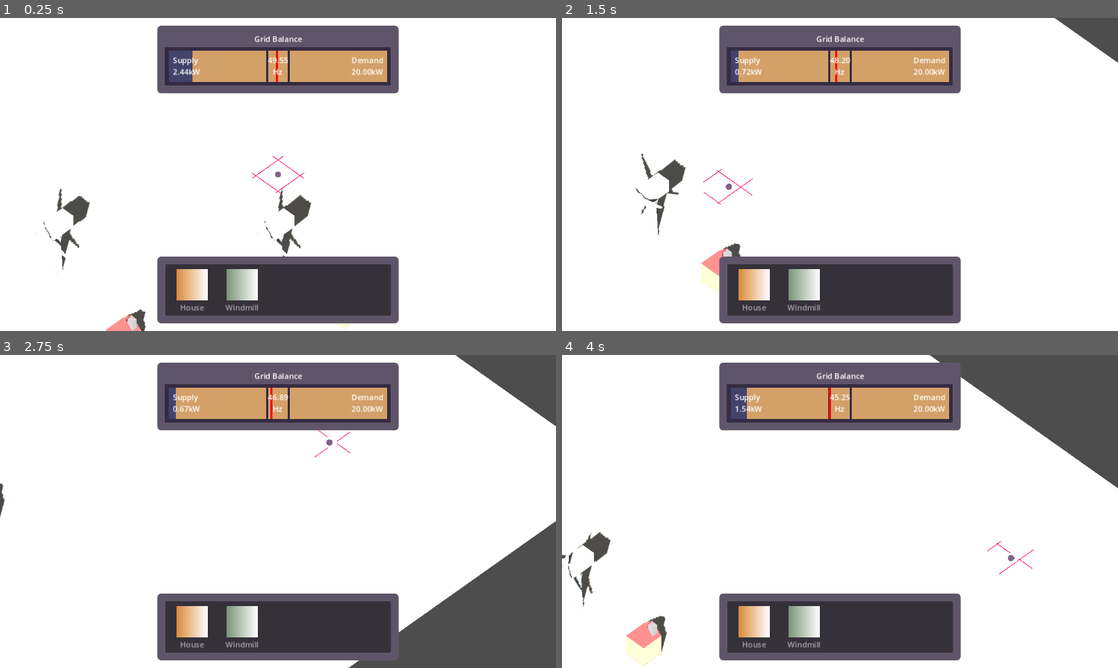
Above: before the commit, frames 1-4 (two rows, left to right).
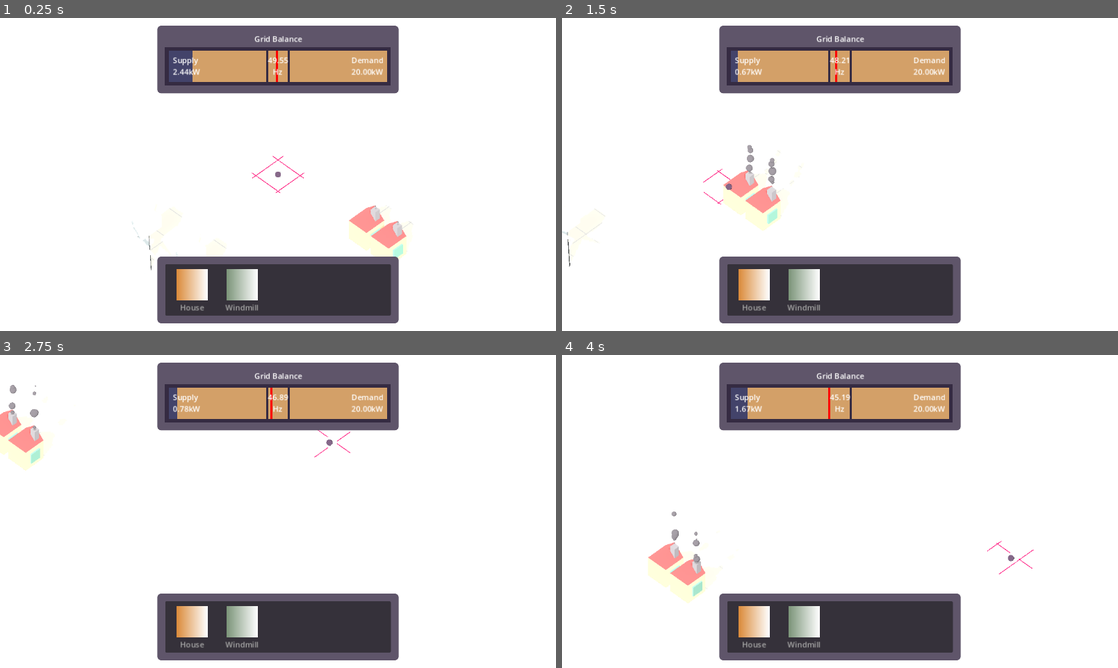
Above: after the commit, the same moments.

Repository: Vandebron/vandebron_game
Game: Godot game, scene res://world/main.tscn
The game is run twice, just before and just after one commit, with the same random seed, the same clock (stepped at 60 frames per second) and the same inputs.
Inputs (mouse positions are in pixels of both pictures, inside the frame that each line leads up to):
- Up to frame 1 (0.25 s): no input
- Up to frame 2 (1.5 s): move the mouse to (962, 158) at 0.52 s; hold D (move_right) 0.53-1.28 s; click (962, 158) at 0.6 s; move the mouse to (728, 190) at 1.27 s; hold S (move_down) from 1.28 s (still down); tap Tab (show_info) at 1.35 s
- Up to frame 3 (2.75 s): move the mouse to (333, 442) at 2.02 s; release S (move_down) at 2.03 s; hold D (move_right) from 2.03 s (still down); click (333, 442) at 2.1 s
- Up to frame 4 (4 s): move the mouse to (812, 574) at 2.77 s; release D (move_right) at 2.78 s; hold W (move_up) 2.78-3.53 s; tap Tab (show_info) at 2.85 s; move the mouse to (1006, 558) at 3.52 s; hold A (move_left) from 3.53 s (still down); click (1006, 558) at 3.6 s

The runs differ from the first frame. In frame 1, 2.5% of the frame differs, in the area x 6-74%, y 54-100%; in frame 2, 3.2%; in frame 3, 12%, in the area x 0-100%, y 0-100%; in frame 4, 9.9%.

Commit message:
Add day/night cycle, but does not affect solar yet

Diff:
--- /dev/null
+++ b/library/day_night_cycle.tres
@@ -0,0 +1,5 @@
+[gd_resource type="Curve" format=3 uid="uid://bdblxndiqv2tn"]
+
+[resource]
+_data = [Vector2(0, 0), 0.0, -0.0316533, 0, 0, Vector2(0.246305, 0.255746), 0.0, 0.0, 0, 0, Vector2(0.504926, 1), 0.0, 0.0, 0, 0, Vector2(0.748768, 0.250313), 0.0, 0.0, 0, 0, Vector2(1, 0), 0.0152972, 0.0, 0, 0]
+point_count = 5
--- a/library/events.gd
+++ b/library/events.gd
@@ -1,3 +1,5 @@
 extends Node
 
 signal build_initiated(building: BuildingDef)
+signal night_started()
+signal night_ended()
--- a/library/utils.gd
+++ b/library/utils.gd
@@ -28,6 +28,23 @@
 	return accumulator + number
 
 
+## Returns a value between -1 and 1, based on the current time.
+## It returns -1 at the start of the time time cycle, and 1 at the end.
+## Convenient for sampling points on a curve. Especially sine waves.
+func get_cycle_value(cycle_time_ms: int) -> float:
+	var current_time_ms: int = Time.get_ticks_msec()
+	return 1.0 - (2.0 * (current_time_ms % cycle_time_ms)) / cycle_time_ms
+
+
+## Returns a value between 0 and 1.
+## Input values work like this:
+##   -1 yields 0
+##    0 yields 1
+##    1 yields 0
+func sine_y(x: float) -> float:
+	return .5 * cos(x * PI) + .5
+
+
 func _get_layers_by_name(type: String) -> Dictionary:
 	var layers: Dictionary = {}
 	for i in range(1, 33):
--- a/library/weather.gd
+++ b/library/weather.gd
@@ -1,11 +1,15 @@
 extends Node
 
-const wind_cycle_ms: int = 30000 # Dictates how long it takes for weather to repeat
+const day_night_cycle: Curve = preload("res://library/day_night_cycle.tres")
+const day_night_cycle_ms: int = 30_000 # Cycle of 30 seconds means day=15s, night=15s
+const wind_cycle_ms: int = 30_000 # Dictates how long it takes for weather to repeat
 
 var wind: float = 0.5 # Ranges from 0-1
 var sun: float = 0.5 # Ranges from 0-1
+var point_of_day: float = 0.0 # Ranges from 0-1; night is > 0.5
 
 var _target_wind: float = 1.0
+var _was_night: bool
 
 
 func _ready() -> void:
@@ -14,6 +18,14 @@
 
 func _physics_process(delta: float) -> void:
 	wind = lerpf(wind, _target_wind, delta)
+	point_of_day = _get_point_of_day()
+
+	if is_night() && !_was_night:
+		_was_night = true
+		Events.night_started.emit()
+	elif !is_night() && _was_night:
+		_was_night = false
+		Events.night_ended.emit()
 
 
 func _update_wind() -> void:
@@ -22,17 +34,16 @@
 	# This curve is a simple sine wave with no variance.
 	# TODO: We could use a Godot Curve (built-in) to have a deterministic weather pattern with some
 	#		variability to make it look random.
-	var x: float = _get_curve_x()
-	var y: float = _get_curve_y(x)
+	var x: float = Utils.get_cycle_value(wind_cycle_ms)
+	var y: float = Utils.sine_y(x)
 	_target_wind = y
 
 
-func _get_curve_x() -> float:
-	var current_time_ms: int = Time.get_ticks_msec()
-	return 1.0 - (2.0 * (current_time_ms % wind_cycle_ms)) / wind_cycle_ms
+func is_night() -> bool:
+	return point_of_day > 0.5
 
 
-## Returns a value between 0 and 1.
-## Input value of -1 yields 0, 0 yield 0.5, 1 yields 1.
-func _get_curve_y(x: float) -> float:
-	return .5 * cos(x * PI) + .5
+func _get_point_of_day() -> float:
+	# We rotate the sun based on PI, so we need to account for that here
+	var x: float = abs(Utils.get_cycle_value(day_night_cycle_ms * PI))
+	return day_night_cycle.sample(x)
--- a/object/house/house.gd
+++ b/object/house/house.gd
@@ -3,3 +3,9 @@
 
 func _ready() -> void:
 	model.animation_player.play("consume")
+
+	Events.night_started.connect(func() -> void:
+		model.animation_player.play("night"))
+
+	Events.night_ended.connect(func() -> void:
+		model.animation_player.play("consume"))
--- a/object/house/house.tscn
+++ b/object/house/house.tscn
@@ -1,11 +1,11 @@
 [gd_scene load_steps=4 format=3 uid="uid://vjdf3kwb88ov"]
 
-[ext_resource type="Script" path="res://object/consumer/consumer.gd" id="1_m1i6y"]
+[ext_resource type="Script" path="res://object/house/house.gd" id="1_03gka"]
 [ext_resource type="PackedScene" uid="uid://5yby1xliao2j" path="res://object/house/house_model.tscn" id="2_6frin"]
 [ext_resource type="PackedScene" uid="uid://b3bbpo64jnd2l" path="res://object/house/house_collider.tscn" id="3_pyalc"]
 
-[node name="Consumer" type="Node3D"]
-script = ExtResource("1_m1i6y")
+[node name="House" type="Node3D"]
+script = ExtResource("1_03gka")
 demand = 10.0
 
 [node name="Model" parent="." instance=ExtResource("2_6frin")]
--- a/object/house/house_model.tscn
+++ b/object/house/house_model.tscn
@@ -19,6 +19,17 @@
 specular_mode = 1
 albedo_color = Color(1, 0.470588, 0.470588, 1)
 roughness = 0.0
+
+[sub_resource type="BoxMesh" id="BoxMesh_rv7fx"]
+size = Vector3(0.1, 0.4, 0.4)
+
+[sub_resource type="StandardMaterial3D" id="StandardMaterial3D_0qf2q"]
+diffuse_mode = 3
+specular_mode = 1
+albedo_color = Color(0.635294, 0.862745, 0.780392, 1)
+emission = Color(1, 1, 0, 1)
+emission_energy_multiplier = 4.0
+disable_receive_shadows = true
 
 [sub_resource type="BoxMesh" id="BoxMesh_5ebfq"]
 size = Vector3(0.2, 1, 0.2)
@@ -71,6 +82,30 @@
 "update": 1,
 "values": [false]
 }
+tracks/1/type = "value"
+tracks/1/imported = false
+tracks/1/enabled = true
+tracks/1/path = NodePath("House/Window:surface_material_override/0:emission_enabled")
+tracks/1/interp = 1
+tracks/1/loop_wrap = true
+tracks/1/keys = {
+"times": PackedFloat32Array(0),
+"transitions": PackedFloat32Array(1),
+"update": 1,
+"values": [false]
+}
+tracks/2/type = "value"
+tracks/2/imported = false
+tracks/2/enabled = true
+tracks/2/path = NodePath("House/Window:surface_material_override/0:albedo_color")
+tracks/2/interp = 1
+tracks/2/loop_wrap = true
+tracks/2/keys = {
+"times": PackedFloat32Array(0),
+"transitions": PackedFloat32Array(1),
+"update": 0,
+"values": [Color(0.635294, 0.862745, 0.780392, 1)]
+}
 
 [sub_resource type="Animation" id="Animation_ypnf4"]
 resource_name = "consume"
@@ -87,11 +122,76 @@
 "update": 1,
 "values": [true]
 }
+tracks/1/type = "value"
+tracks/1/imported = false
+tracks/1/enabled = true
+tracks/1/path = NodePath("House/Window:surface_material_override/0:albedo_color")
+tracks/1/interp = 1
+tracks/1/loop_wrap = true
+tracks/1/keys = {
+"times": PackedFloat32Array(0),
+"transitions": PackedFloat32Array(1),
+"update": 0,
+"values": [Color(0.635294, 0.862745, 0.780392, 1)]
+}
+tracks/2/type = "value"
+tracks/2/imported = false
+tracks/2/enabled = true
+tracks/2/path = NodePath("House/Window:surface_material_override/0:emission_enabled")
+tracks/2/interp = 1
+tracks/2/loop_wrap = true
+tracks/2/keys = {
+"times": PackedFloat32Array(0),
+"transitions": PackedFloat32Array(1),
+"update": 1,
+"values": [false]
+}
+
+[sub_resource type="Animation" id="Animation_crbq1"]
+resource_name = "night"
+loop_mode = 1
+tracks/0/type = "value"
+tracks/0/imported = false
+tracks/0/enabled = true
+tracks/0/path = NodePath("House/Window:surface_material_override/0:emission_enabled")
+tracks/0/interp = 1
+tracks/0/loop_wrap = true
+tracks/0/keys = {
+"times": PackedFloat32Array(0),
+"transitions": PackedFloat32Array(1),
+"update": 1,
+"values": [true]
+}
+tracks/1/type = "value"
+tracks/1/imported = false
+tracks/1/enabled = true
+tracks/1/path = NodePath("House/Chimney/SmokeParticles:emitting")
+tracks/1/interp = 1
+tracks/1/loop_wrap = true
+tracks/1/keys = {
+"times": PackedFloat32Array(0),
+"transitions": PackedFloat32Array(1),
+"update": 1,
+"values": [false]
+}
+tracks/2/type = "value"
+tracks/2/imported = false
+tracks/2/enabled = true
+tracks/2/path = NodePath("House/Window:surface_material_override/0:albedo_color")
+tracks/2/interp = 1
+tracks/2/loop_wrap = true
+tracks/2/keys = {
+"times": PackedFloat32Array(0),
+"transitions": PackedFloat32Array(1),
+"update": 0,
+"values": [Color(1, 1, 0, 1)]
+}
 
 [sub_resource type="AnimationLibrary" id="AnimationLibrary_hdayl"]
 _data = {
 "RESET": SubResource("Animation_eaci6"),
-"consume": SubResource("Animation_ypnf4")
+"consume": SubResource("Animation_ypnf4"),
+"night": SubResource("Animation_crbq1")
 }
 
 [node name="HouseModel" type="Node3D" node_paths=PackedStringArray("mesh_nodes", "animation_player")]
@@ -108,6 +208,12 @@
 transform = Transform3D(1, 0, 0, 0, 1, 0, 0, 0, 1, 2.08165e-12, 0.6, 2.08165e-12)
 mesh = SubResource("PrismMesh_sb8vf")
 surface_material_override/0 = SubResource("StandardMaterial3D_3nfc7")
+
+[node name="Window" type="MeshInstance3D" parent="House"]
+transform = Transform3D(1, 0, 0, 0, 1, 0, 0, 0, 1, 0.4, 2.08165e-12, 2.08165e-12)
+cast_shadow = 0
+mesh = SubResource("BoxMesh_rv7fx")
+surface_material_override/0 = SubResource("StandardMaterial3D_0qf2q")
 
 [node name="Chimney" type="MeshInstance3D" parent="House"]
 transform = Transform3D(1, 0, 0, 0, 1, 0, 0, 0, 1, 0.2, 0.4, -0.2)
--- a/world/main.gd
+++ b/world/main.gd
@@ -13,6 +13,13 @@
 	# TODO: We could turn this on to get a heavily pixelated aesthetic
 	#_resize_subviewport()
 	#get_tree().root.size_changed.connect(self._resize_subviewport)
+
+
+func _physics_process(_delta: float) -> void:
+	$SunAnchor.rotation.z = PI * Weather.point_of_day
+	$SunAnchor/Sun.visible = !Weather.is_night()
+	$SunAnchor/Moon.visible = Weather.is_night()
+	#$WorldEnvironment.environment.fog_enabled = _is_night()
 
 
 func _input(event: InputEvent) -> void:
--- a/world/main.tscn
+++ b/world/main.tscn
@@ -15,7 +15,8 @@
 
 [sub_resource type="Environment" id="Environment_khv8l"]
 ssao_enabled = true
-adjustment_enabled = true
+glow_enabled = true
+fog_density = 0.05
 
 [sub_resource type="BoxShape3D" id="BoxShape3D_fj1y3"]
 size = Vector3(32, 1, 32)
@@ -96,10 +97,18 @@
 [node name="SunAnchor" type="Node3D" parent="."]
 
 [node name="Sun" type="DirectionalLight3D" parent="SunAnchor"]
-transform = Transform3D(0.826963, -0.337245, 0.449887, 1.66415e-15, 0.800146, 0.599806, -0.562257, -0.496017, 0.661691, 2.08165e-12, 11, 9.54445)
+transform = Transform3D(0.829038, -0.336531, 0.446591, 2.78554e-16, 0.798636, 0.601815, -0.559193, -0.498927, 0.662099, 2.08165e-12, 11, 10)
 light_color = Color(1, 1, 0.992157, 1)
 light_energy = 0.9
 shadow_enabled = true
+shadow_opacity = 0.5
+
+[node name="Moon" type="DirectionalLight3D" parent="SunAnchor"]
+transform = Transform3D(0.829038, 0.336531, 0.446591, 2.78554e-16, 0.798636, -0.601815, -0.559193, 0.498927, 0.662099, 2.08165e-12, -11, 9)
+light_color = Color(0.262745, 0.262745, 0.415686, 1)
+light_energy = 0.7
+shadow_enabled = true
+shadow_opacity = 0.3
 
 [node name="SubViewportContainer" type="SubViewportContainer" parent="."]
 unique_name_in_owner = true
@@ -158,19 +167,20 @@
 [node name="Producers" type="Node3D" parent="SubViewportContainer/SubViewport/World/EnergyGrid"]
 unique_name_in_owner = true
 
-[node name="EAsset" parent="SubViewportContainer/SubViewport/World/EnergyGrid/Producers" instance=ExtResource("6_jw3nt")]
-
-[node name="EAsset2" parent="SubViewportContainer/SubViewport/World/EnergyGrid/Producers" instance=ExtResource("6_jw3nt")]
-transform = Transform3D(1, 0, 0, 0, 1, 0, 0, 0, 1, -5, 0, 5)
+[node name="Windmill" parent="SubViewportContainer/SubViewport/World/EnergyGrid/Producers" instance=ExtResource("6_jw3nt")]
+transform = Transform3D(1, 0, 0, 0, 1, 0, 0, 0, 1, -1, 0, 3)
+
+[node name="Windmill2" parent="SubViewportContainer/SubViewport/World/EnergyGrid/Producers" instance=ExtResource("6_jw3nt")]
+transform = Transform3D(1, 0, 0, 0, 1, 0, 0, 0, 1, -3, 0, 3)
 
 [node name="Consumers" type="Node3D" parent="SubViewportContainer/SubViewport/World/EnergyGrid"]
 unique_name_in_owner = true
 
+[node name="Consumer" parent="SubViewportContainer/SubViewport/World/EnergyGrid/Consumers" instance=ExtResource("6_q1483")]
+transform = Transform3D(1, 0, 0, 0, 1, 0, 0, 0, 1, 1, 0, -3)
+
 [node name="Consumer2" parent="SubViewportContainer/SubViewport/World/EnergyGrid/Consumers" instance=ExtResource("6_q1483")]
-transform = Transform3D(1, 0, 0, 0, 1, 0, 0, 0, 1, 3, 0, 0)
-
-[node name="Consumer" parent="SubViewportContainer/SubViewport/World/EnergyGrid/Consumers" instance=ExtResource("6_q1483")]
-transform = Transform3D(1, 0, 0, 0, 1, 0, 0, 0, 1, -1, 0, 6)
+transform = Transform3D(1, 0, 0, 0, 1, 0, 0, 0, 1, 2, 0, -3)
 
 [node name="UICanvasLayer" type="CanvasLayer" parent="."]
 
Not shown: 1 places in object/house/house_model.tscn that only renumber resources
